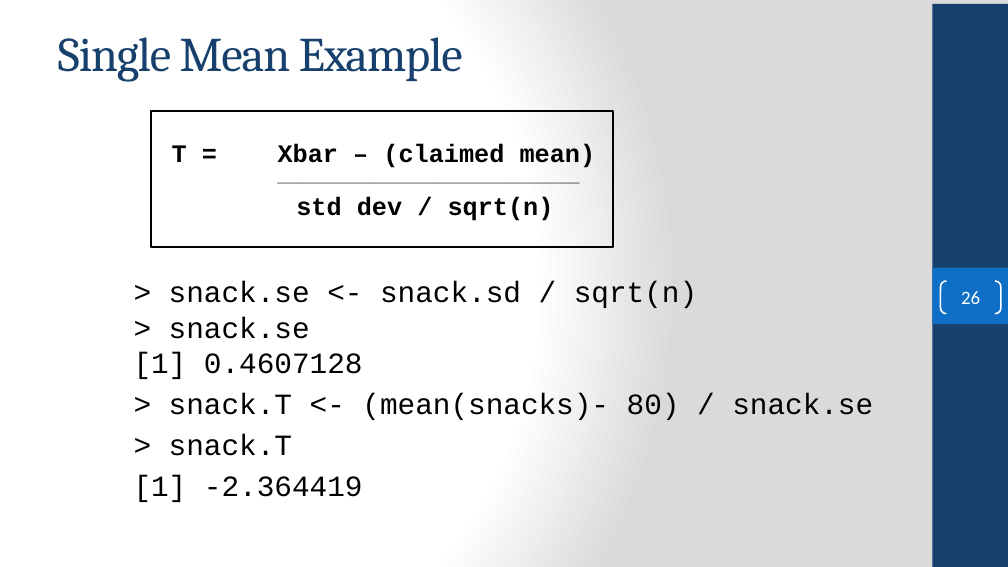
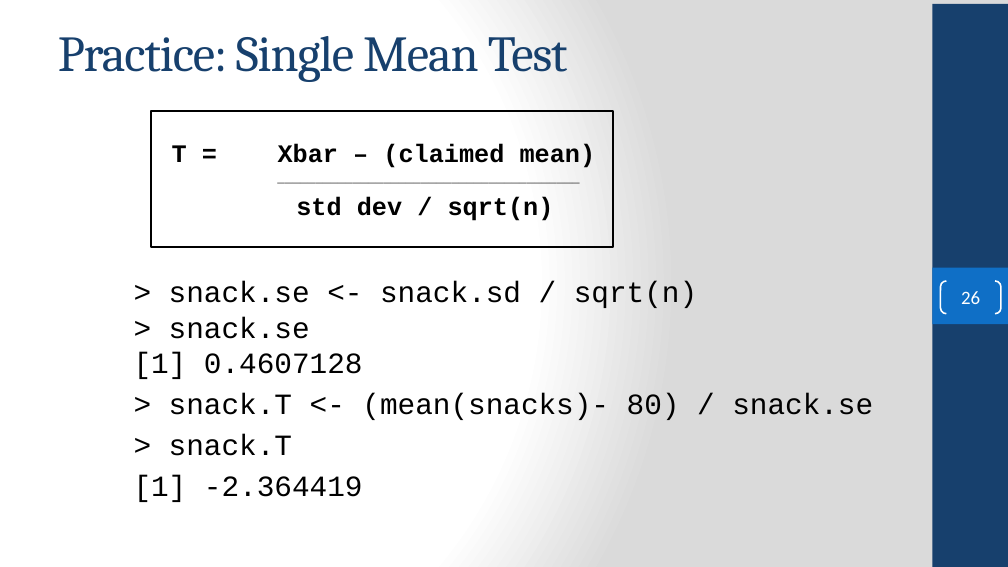
Before and after one commit to FSCJ-COP2073C/cop2073c-FullContent, a slide deck: slide 26 of slides/COP2073C-Module8.pptx. Drawn at 1008x567 pixels with LibreOffice and Linux fonts; fonts in the diff are those of the drawing; background and template pictures are left out. Boxes give left, top, right and bottom in pixels: in the first picture for what was removed or moved away, otherwise in the second. Text is boxed around its words. In the diff, an @@ line names an element or a change of style, - is before the commit and + after.

```diff
--- a/slides/COP2073C-Module8.pptx
+++ b/slides/COP2073C-Module8.pptx
@@ title at (58,36,568,82): text changed; size 46 to 48 pt @@
-Single Mean Example
+Practice: Single Mean Test
```
Also in this commit, not shown: 10 other slides changed, 1 slide added, 5 other files.
